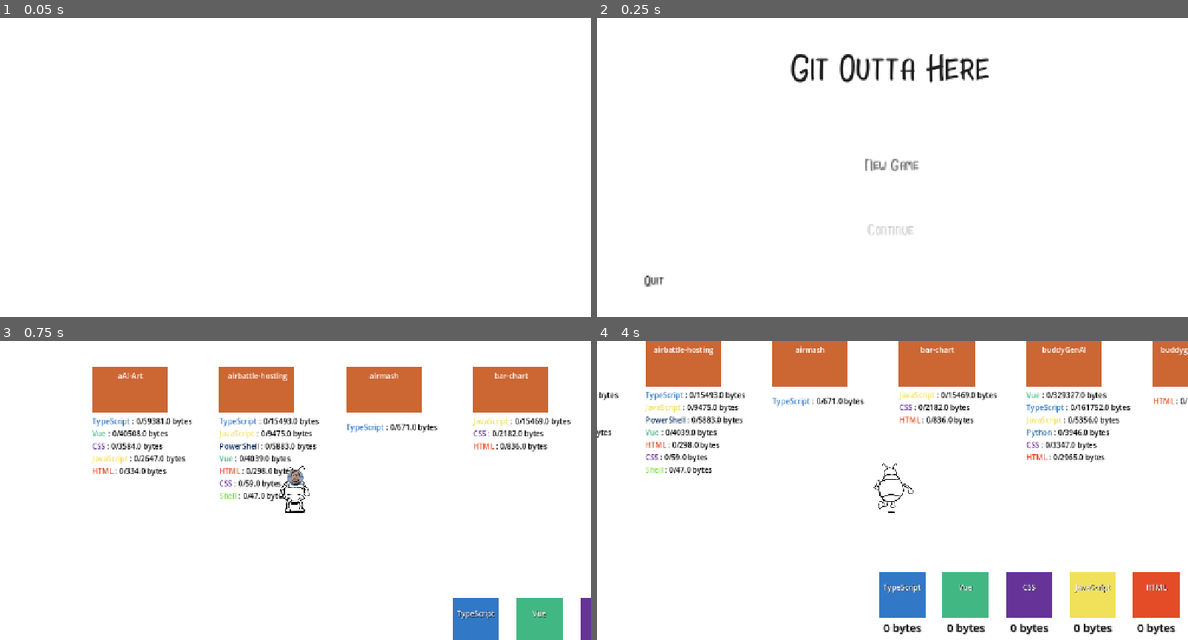
Above: before the commit, frames 1-4 (two rows, left to right).
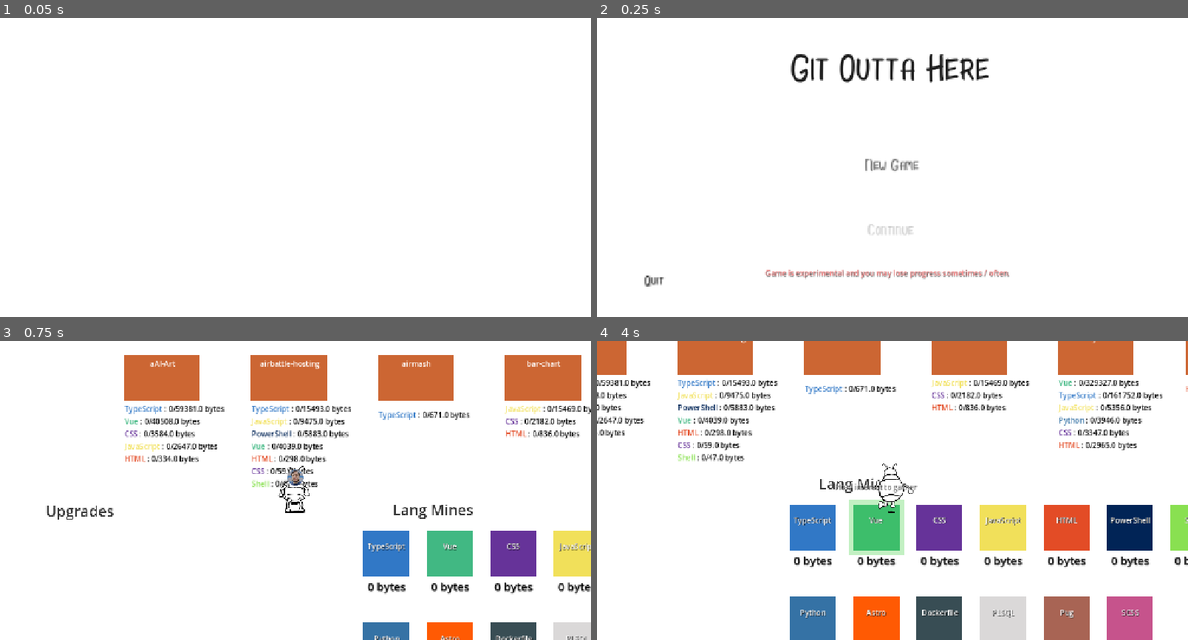
Above: after the commit, the same moments.

Repository: parsehex/git-outta-here
Game: Godot game, scene res://scenes/levels/Intro.tscn
Same seed, same stepped clock (60 frames per second), same inputs: the game is played once before the commit and once after it.
Inputs:
- Up to frame 1 (0.05 s): no input
- Up to frame 2 (0.25 s): no input
- Up to frame 3 (0.75 s): click "New Game" at 0.5 s
- Up to frame 4 (4 s): tap Enter at 1.25 s; hold Right (move_right) 1.28-2.03 s; tap Ctrl (attack) at 1.35 s; hold Down (move_down) 2.03-2.78 s; tap E (interact) at 2.1 s; hold Right (move_right) 2.78-3.53 s; tap Space (roll) at 2.85 s; hold Up (move_up) from 3.53 s (still down); tap Shift (run) at 3.6 s

Frame 1 is identical in both runs. In frame 2, 0.7% of the frame differs, in the area x 28-70%, y 84-88%; in frame 3, 23%; in frame 4, 35%, in the area x 0-100%, y 0-100%.

Commit message:
spawnpoints, tweaks

Diff:
--- a/scenes/levels/Menu.tscn
+++ b/scenes/levels/Menu.tscn
@@ -134,6 +134,16 @@
 text = "Quit"
 flat = true
 
+[node name="Label" type="Label" parent="."]
+layout_mode = 0
+offset_left = 364.0
+offset_top = 541.0
+offset_right = 894.0
+offset_bottom = 564.0
+theme_override_colors/font_color = Color(1, 0.57, 0.57, 1)
+theme_override_colors/font_shadow_color = Color(0, 0, 0, 0.40784314)
+text = "Game is experimental and you may lose progress sometimes / often."
+
 [connection signal="pressed" from="new_game" to="." method="_on_new_game_pressed"]
 [connection signal="pressed" from="continue" to="." method="_on_continue_pressed"]
 [connection signal="pressed" from="controls" to="." method="_on_controls_pressed"]
--- a/scenes/levels/Outside.gd
+++ b/scenes/levels/Outside.gd
@@ -12,8 +12,8 @@
 var mine_scene: PackedScene = preload("res://scenes/misc/Mine.tscn")
 
 # Node containers
-@onready var repositories_container: Node2D = Node2D.new()
-@onready var mines_container: Node2D = Node2D.new()
+@onready var repositories_container: Node2D = $Spawnpoints/Projects
+@onready var mines_container: Node2D = $Spawnpoints/LangMines
 
 func load_data():
 	# Load repositories data
@@ -36,7 +36,7 @@
 	lang_colors = Globals.lang_colors
 
 func generate_repositories():
-	var start_x = -500
+	var start_x = 0
 	var spacing = 550
 
 	for i in range(min(repos_data.size(), 10)): # Limit for testing
@@ -45,12 +45,12 @@
 
 		repo_node.repo_name = repo.get("name", "Unknown")
 		repo_node.repo_data = repo
-		repo_node.position = Vector2(start_x + i * spacing, 500)
+		repo_node.position = Vector2(start_x + i * spacing, 0)
 
 		repositories_container.add_child(repo_node)
 
 func generate_mines():
-	var start_x = 1000
+	var start_x = 0
 	var spacing = 275
 	var vertical_spacing = 400
 
@@ -68,7 +68,7 @@
 
 		var row = lang_index / 7
 		var col = lang_index % 7
-		mine_node.position = Vector2(start_x + col * spacing, 1500 + row * vertical_spacing)
+		mine_node.position = Vector2(start_x + col * spacing, 0 + row * vertical_spacing)
 
 		mines_container.add_child(mine_node)
 		lang_index += 1
@@ -76,12 +76,6 @@
 func _ready():
 	# Load data
 	load_data()
-
-	# Create containers
-	add_child(repositories_container)
-	repositories_container.name = "Repositories"
-	add_child(mines_container)
-	mines_container.name = "Mines"
 
 	# Generate repositories and mines
 	generate_repositories()
--- a/scenes/levels/Outside.tscn
+++ b/scenes/levels/Outside.tscn
@@ -8,6 +8,46 @@
 script = ExtResource("14_12345")
 
 [node name="Character" parent="." instance=ExtResource("8")]
-position = Vector2(212, 1023)
+z_index = 1
+position = Vector2(144, 981)
 
 [node name="UI" parent="." instance=ExtResource("2")]
+
+[node name="LangMinesLabel" type="Label" parent="."]
+offset_left = 571.0
+offset_top = 933.0
+offset_right = 921.0
+offset_bottom = 1021.0
+theme_override_colors/font_color = Color(0, 0, 0, 0.78431374)
+theme_override_font_sizes/font_size = 64
+text = "Lang Mines"
+
+[node name="ProjectsLabel" type="Label" parent="."]
+offset_left = -569.0
+offset_top = 150.0
+offset_right = -219.0
+offset_bottom = 238.0
+theme_override_colors/font_color = Color(0, 0, 0, 0.78431374)
+theme_override_font_sizes/font_size = 64
+text = "Projects"
+
+[node name="Spawnpoints" type="Node" parent="."]
+
+[node name="Projects" type="Node2D" parent="Spawnpoints"]
+position = Vector2(-428, 405)
+
+[node name="LangMines" type="Node2D" parent="Spawnpoints"]
+position = Vector2(544, 1167)
+
+[node name="Upgrades" type="Node2D" parent="Spawnpoints"]
+position = Vector2(-946, 1105)
+
+[node name="UpgradesLabel" type="Label" parent="Spawnpoints/Upgrades"]
+offset_left = 14.0
+offset_top = -167.0
+offset_right = 364.0
+offset_bottom = 12.0
+theme_override_colors/font_color = Color(0, 0, 0, 0.78431374)
+theme_override_font_sizes/font_size = 64
+text = "Upgrades
+"
Not shown, changed: .roo/rules/01.md
